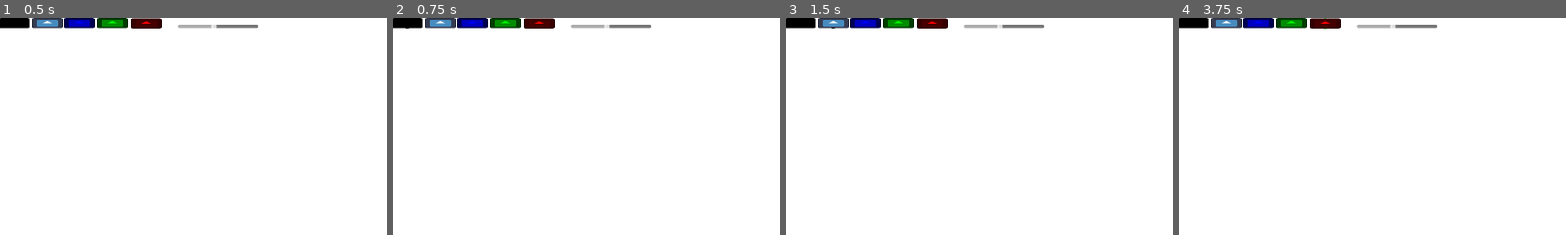
Above: before the commit, frames 1-4 (left to right).
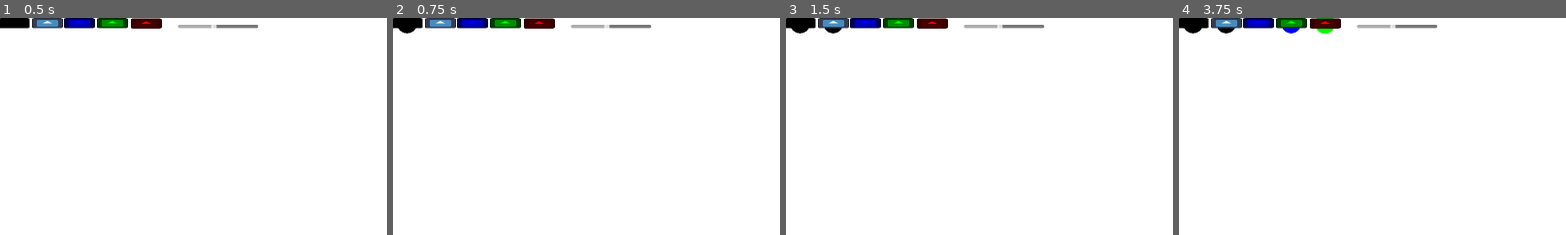
Above: after the commit, the same moments.

Repository: boardshapes/whiteboard
Game: Godot game, scene res://node_2d.tscn
The game is run twice, just before and just after one commit, with the same random seed, the same clock (stepped at 60 frames per second) and the same inputs. The engine's default icon, where the game draws it, is replaced by a stand-in: a white triangle on a blue panel in a dark square.
Inputs (mouse positions are % of the whole screen's width and height, from its top left):
- Up to frame 1 (0.5 s): no input
- Up to frame 2 (0.75 s): click (2, 1) at 0.5 s
- Up to frame 3 (1.5 s): click (6, 1) at 1.25 s
- Up to frame 4 (3.75 s): click (10, 1) at 2 s; click (14, 1) at 2.75 s; click (19, 1) at 3.5 s
The pictures show only the part of the screen within x 0-50%, y 0-50%; the shares and areas given below are measured in that part.

Frame 1 is identical in both runs. In frame 2, less than 0.1% of the frame differs, in the area x 1-7%, y 4-8%; in frame 3, 0.2%; in frame 4, 0.4%, in the area x 1-41%, y 0-8%.

Commit message:
lines are maybe nicer

Diff:
--- a/whiteboard/node_2d.gd
+++ b/whiteboard/node_2d.gd
@@ -54,9 +54,10 @@
 					has_last_pos = true
 					last_pos = event.position
 					if not erasing:
-						strokes.append({"pos": last_pos, "size": brush_size, "color": color})
+						strokes.append({"pos": last_pos, "size": brush_size, "color": color,"end":false})
 						queue_redraw()
 				else:
+					strokes.append({"pos": last_pos, "size": brush_size, "color": color,"end":true})
 					has_last_pos = false
 		elif event is InputEventMouseMotion and Input.is_mouse_button_pressed(MOUSE_BUTTON_LEFT):
 			if erasing:
@@ -65,23 +66,35 @@
 				)
 				queue_redraw()
 				return
-			if has_last_pos:
-				var distance = last_pos.distance_to(event.position)
-				var steps = int(distance / 2)
-				for i in range(steps):
-					var t = float(i) / steps
-					var interp_pos = last_pos.lerp(event.position, t)
-					strokes.append({"pos": interp_pos, "size": brush_size, "color": color})
-			strokes.append({"pos": event.position, "size": brush_size, "color": color})
+			#if has_last_pos:
+				#var distance = last_pos.distance_to(event.position)
+				#var steps = int(distance / 2)
+				#for i in range(steps):
+					#var t = float(i) / steps
+					#var interp_pos = last_pos.lerp(event.position, t)
+					#strokes.append({"pos": interp_pos, "size": brush_size, "color": color})
+			strokes.append({"pos": event.position, "size": brush_size, "color": color,"end":false})
 			last_pos = event.position
 			has_last_pos = true
 			queue_redraw()
 
 func _draw() -> void:
-	for stroke in strokes:
-		var size = Vector2(stroke.size, stroke.size)
-		var rect = Rect2(stroke.pos - size/2, size)
-		draw_texture_rect(texture, rect, false, stroke.color)
+	print(len(strokes))
+	for i in range(len(strokes)-1):
+		var curr = strokes[i]
+		var next = strokes[i] if curr.end else strokes[i+1]
+		draw_line(curr.pos,next.pos,curr.color,curr.size)
+		draw_circle(curr.pos,curr.size/2,curr.color)
+
+	if strokes.size() > 0:
+		draw_circle(strokes[-1].pos,strokes[-1].size/2,strokes[-1].color)
+
+
+
+	#for stroke in strokes:
+		#var size = Vector2(stroke.size, stroke.size)
+		#var rect = Rect2(stroke.pos - size/2, size)
+		#draw_texture_rect(texture, rect, false, stroke.color)
 
 	if drawable:
 		draw_circle(mouse_pos, brush_size/4, color, false, 2.0)
